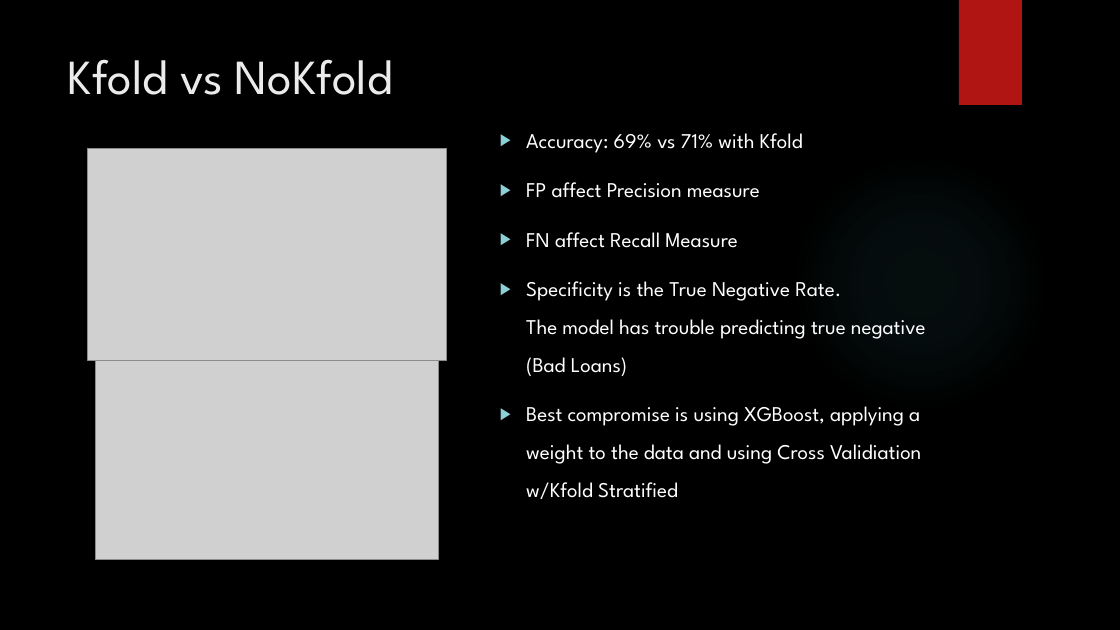
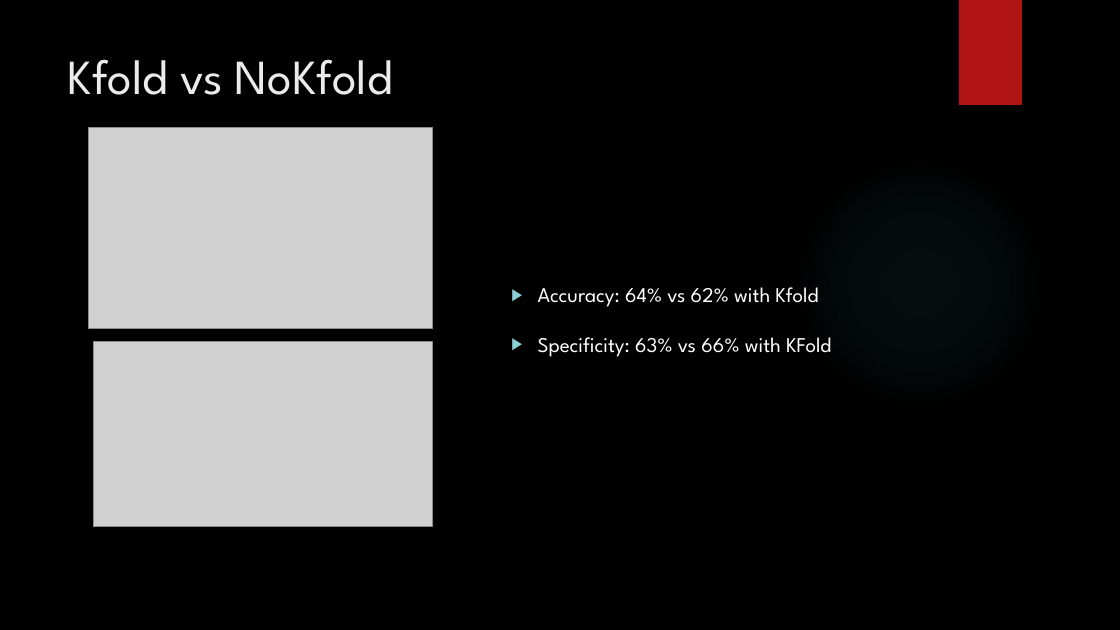
Before and after one commit to ppages01/FP_machinelearning, a slide deck: slide 18 of final.pptx (slide 17 before the commit). Drawn at 1120x630 pixels with LibreOffice and Linux fonts; fonts in the diff are those of the drawing; grey boxes stand for pictures; background and template pictures are left out. Boxes give left, top, right and bottom in pixels: in the first picture for what was removed or moved away, otherwise in the second. Text is boxed around its words. In the diff, an @@ line names an element or a change of style, - is before the commit and + after.

```diff
--- a/final.pptx
+++ b/final.pptx
@@ picture: place and size @@
-picture at (87, 148, 447, 360)
+picture at (88, 128, 432, 329)
@@ text at (538, 287, 831, 357): text changed @@
-  ▶ Accuracy: 69% vs 71% with Kfold
-  ▶ FP affect Precision measure
-  ▶ FN affect Recall Measure
-  ▶ Specificity is the True Negative Rate.
-    The model has trouble predicting true negative (Bad Loans)
-  ▶ Best compromise is using XGBoost, applying a weight to the data and using Cross Validiation w/Kfold Stratified
+  ▶ Accuracy: 64% vs 62% with Kfold
+  ▶ Specificity: 63% vs 66% with KFold
@@ picture: place and size @@
-picture at (96, 360, 439, 560)
+picture at (93, 341, 432, 527)
```
Also in this commit, not shown: 2 other slides changed, 1 slide added, 1 other file.
